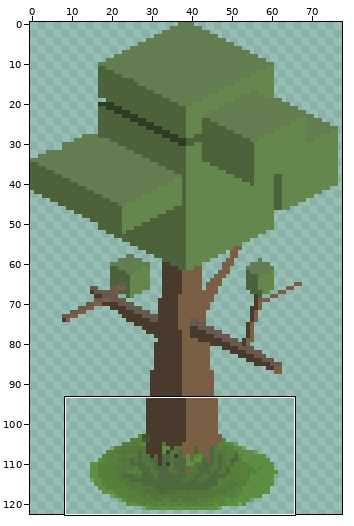
File history of a sprite sheet, Assets/decorations/Tree01.png. The picture above shows the old version from afar; the outline marks the close-up.
Close-up. Earlier state:
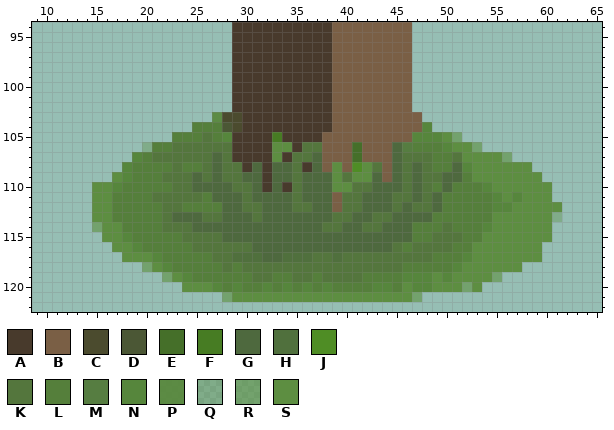
The file is 78x123 pixels. Pixels under 10% opacity are left out. Colours within 5 levels of each other are drawn and written as one. Shown: x 9..65, y 94..122.
Palette (. is transparent): A #483a2c  B #7a5f45  C #4b4b2e  D #4b5735  E #456f29  F #477c23  G #4e693e  H #50703d  J #4f8d25  K #54763d  L #557f3b  M #567d41  N #56863c  P #59883ef3  Q #5b8c3e5e  R #5c903f9b  S #5d8e41
Pixels before, first column x 15:
 94 ..............AAAAAAAAAABBBBBBBB...............
 95 ..............AAAAAAAAAABBBBBBBB...............
 96 ..............AAAAAAAAAABBBBBBBB...............
 97 ..............AAAAAAAAAABBBBBBBB...............
 98 ..............AAAAAAAAAABBBBBBBB...............
 99 ..............AAAAAAAAAABBBBBBBB...............
100 ..............AAAAAAAAAABBBBBBBB...............
101 ..............AAAAAAAAAABBBBBBBB...............
102 ..............AAAAAAAAAABBBBBBBB...............
103 ............PCCAAAAAAAAABBBBBBBBB..............
104 ..........LLLDCAAAAAAAAABBBBBBBBBN.............
105 ........LLLKLNAAAAFAAAABBBBBBBBBNNNSR..........
106 .....QLLKKKKKKAAAASSAKKBBBEBBBGMLLLNSSR........
107 ....NLKKKKKKGKAAAASAKKGBBBEBBBGKKKLLKSSSSR.....
108 ...NLLLLKLLKGKKAGAGGKAGBSBJSKBGKGKLLGNSSSSSS...
109 ..SNLLLKKKGKGKKGGAGGKGGGSKSSGBGKGKKGGLSSSSSSS..
110 SSNLLLLLKKGGGGKKGAGAKGGGSSKKGGGKGKLGLLLNSSSSSS.
111 SSLLLLKKKKKLGGGKGGGGKGGGBKKGGGKKGKGLLLLLNSNSSS.
112 SSLLLLLKKLLLLGGKKGGGKKGGBKKGGGKGKKGLLLLLNNSSSSS
113 SSLLLLLKGGGKKGGGKGGGGGGGKKGGKKGGGGLLLLLLSSSSSSQ
114 RSSLLLLKKKGGGGGGGGGGGGGKKGGKKGGGLLLKLLLNSSSSSS.
115 .SSNLLLLLKKKKGGGGGGGGGGGGGGGGGGGLLKKKLLSSSSSSS.
116 ..SSNLLLLLKKKKKKGGGGGGGGGGGGGGKLKKKKLLSSSSSSS..
117 ...SSSNLLLLLKKHHHGGHHHKKHKKKKKKKKKLLLNSSSSSSS..
118 .....RSNLLLLLKLKKKKKKKKKKKKKKKKLLLLLNSSSSSS....
119 .......RSNLLLLLLKKLLKKLKKKKLLLLNNNSNSSSSR......
120 .........SSSNLNLLNLNLNLNLLLLNNLSNNSSSRS........
121 .............RSSSSSSSSSSSSSSSSSSR..............
The same view after the edit:
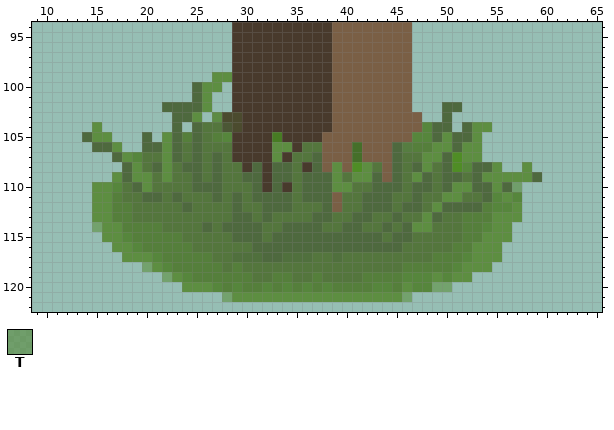
Colours new in this view: T #588a3c9b
Diff:
There is now colour G in rows 100 to 101 at x 25; in row 102 at x 22 to 25 and 50 to 51; in row 103 at x 23 to 24 and 50; in row 104 at x 23, 49 to 50 and 52; in row 105 at x 14, 20 and 52; in row 106 at x 15 to 16.
There is now colour G in row 107 at x 17.
The edit turns colour K into colour G in rows 106 to 107 at x 23 and 25; in rows 109 to 110 at x 48; in row 111 at x 21 and 23; in row 112 at x 47; in row 116 at x 45.
The edit turns colour L into colour G in row 104 at x 25; in row 105 at x 23 and 25; in row 106 at x 21; in row 107 at x 50; in row 108 at x 21, 24 to 25 and 50; in row 110 at x 19 and 53.
The edit turns colour L into colour G in row 111 at x 20 and 54; in row 112 at x 24 and 50 to 53; in row 113 at x 49.
The edit turns colour N into colour G in row 105 at x 49; in rows 108 to 109 at x 18; in row 110 at x 54.
The edit turns colour Q into colour G in row 106 at x 20.
The edit turns colour R into colour G in row 105 at x 51.
The edit turns colour S into colour G in row 106 at x 51; in row 108 at x 53 to 54; in row 109 at x 53 and 59; in row 110 at x 56.
The edit turns colour G into colour J in row 108 at x 51.
The edit turns colour K into colour J in row 107 at x 51.
The edit turns colour G into colour K in row 110 at x 28; in row 111 at x 28 and 49; in row 112 at x 28 and 37; in row 113 at x 23 to 25, 28, 33 to 36 and 46 to 47; in row 114 at x 25, 27, 32 to 33 and 45; in row 115 at x 28, 32 and 44.
The edit turns colour L into colour K in row 104 at x 26 to 27; in row 107 at x 20; in row 108 at x 20 and 49; in row 109 at x 21 and 52; in row 110 at x 18, 21 to 22 and 49; in row 111 at x 18 to 19, 26 and 52 to 53.
The edit turns colour L into colour K in row 112 at x 19 to 21 and 25 to 27; in row 113 at x 19 to 21 and 50 to 51; in row 114 at x 49 and 51; in row 115 at x 47 to 48; in row 116 at x 46.
The edit turns colour S into colour R in row 120 at x 49 to 50; in row 121 at x 46.
There is now colour S in row 99 at x 27 to 28; in row 100 at x 26 to 27; in rows 101 to 102 at x 26; in row 103 at x 25; in row 104 at x 15 and 53 to 54; in row 105 at x 15 to 16, 22 and 53.
There is now colour S in row 106 at x 17; in row 107 at x 18.
The edit turns colour G into colour S in row 109 at x 47; in row 112 at x 49; in row 113 at x 48.
The edit turns colour K into colour S in row 107 at x 22 and 48; in row 108 at x 48; in row 109 at x 22.
The edit turns colour L into colour S in row 106 at x 22 and 49; in row 107 at x 49; in row 108 at x 19 and 22; in row 109 at x 19 to 20; in row 110 at x 20 and 51 to 52; in row 111 at x 50 to 51.
The edit turns colour L into colour S in row 114 at x 47 to 48.
The edit turns colour N into colour S in row 106 at x 50.
The edit turns colour R into colour S in row 106 at x 53.
The edit turns colour S into colour T in row 110 at x 57.
Colour Q is gone in row 113 at x 61.
Colour R is gone in row 107 at x 56; in row 119 at x 55; in row 120 at x 52; in row 121 at x 47.
Colour S is gone in row 107 at x 54 to 55; in row 108 at x 56 to 57; in rows 110 to 111 at x 58 to 60; in row 112 at x 58 to 61; in row 113 at x 58 to 60; in rows 114 to 115 at x 57 to 60.
Colour S is gone in rows 116 to 117 at x 56 to 59; in row 118 at x 55 to 57; in row 119 at x 53 to 54; in row 120 at x 51 and 53.
Where, in picture pixels (left, top, right, bottom), the same in both close-ups:
changed: (82, 72, 322, 242)
changed: (382, 102, 562, 302)
